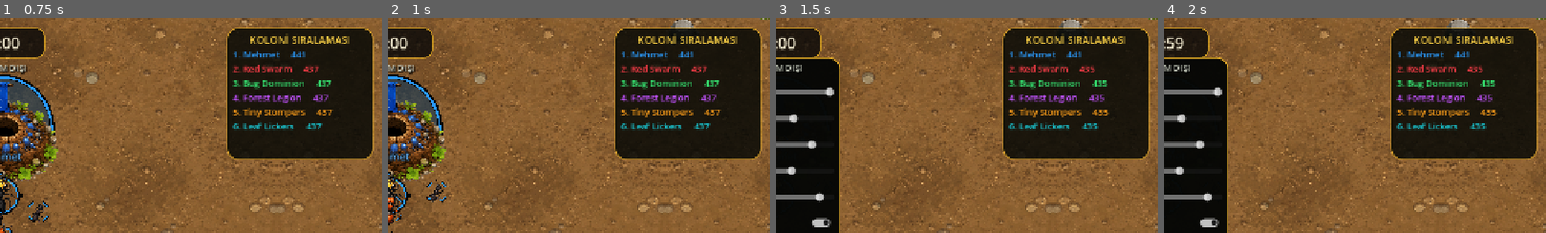
Above: before the commit, frames 1-4 (left to right).
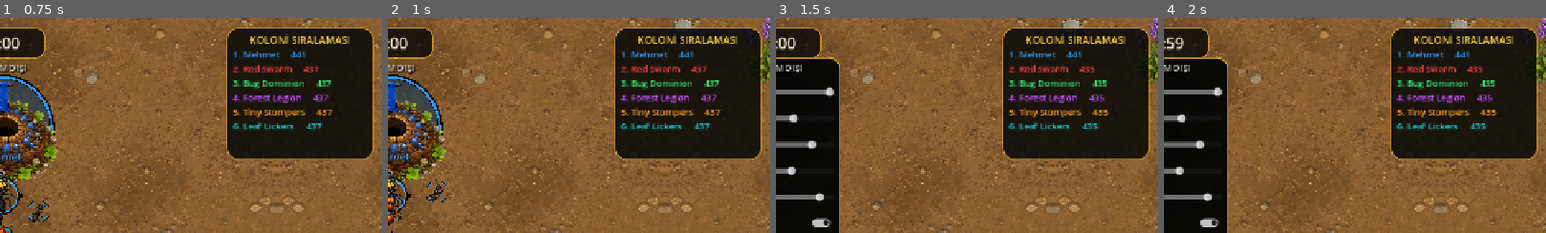
Above: after the commit, the same moments.

Repository: mehmetdem2005/colony-dominion-io
Game: Godot game, scene res://scenes/boot.tscn
Two runs of this game, one before a commit and one after it. Both use one fixed random seed, a clock stepped at 60 frames per second and the inputs below.
Inputs:
- Up to frame 1 (0.75 s): click "ÇEVRİM DIŞI OYNA" at 0.5 s
- Up to frame 2 (1 s): no input
- Up to frame 3 (1.5 s): click "SES" at 1.25 s
- Up to frame 4 (2 s): no input
The pictures show only the part of the screen within x 50-100%, y 0-50%; the shares and areas given below are measured in that part.

Frame 1 is identical in both runs. In frame 2, 0.6% of the frame differs, in the area x 92-100%, y 0-30%; in frame 3, 0.6%; in frame 4, 0.6%.

Commit message:
Align lavender atlas region

Diff:
--- a/assets/props/wild_weeds/wild_weed_lavender.tres
+++ b/assets/props/wild_weeds/wild_weed_lavender.tres
@@ -4,4 +4,4 @@
 
 [resource]
 atlas = ExtResource("1_atlas")
-region = Rect2(256, 256, 256, 256)
+region = Rect2(160, 160, 160, 160)
